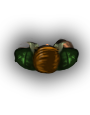
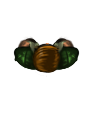
Layer changes from the first 90x115 image to the second:
added group "4" with 4 layers above "3" over bbox(0, 17, 90, 97)
added group "3" with 2 layers above "1 et 2" over bbox(0, 17, 90, 97)
added group "1 et 2" with 2 layers above "Layer 2" over bbox(13, 17, 83, 78)
added layer "0 copy 3" in group "1 et 2" over bbox(13, 36, 80, 77)
hid "0" over bbox(13, 37, 80, 78)
